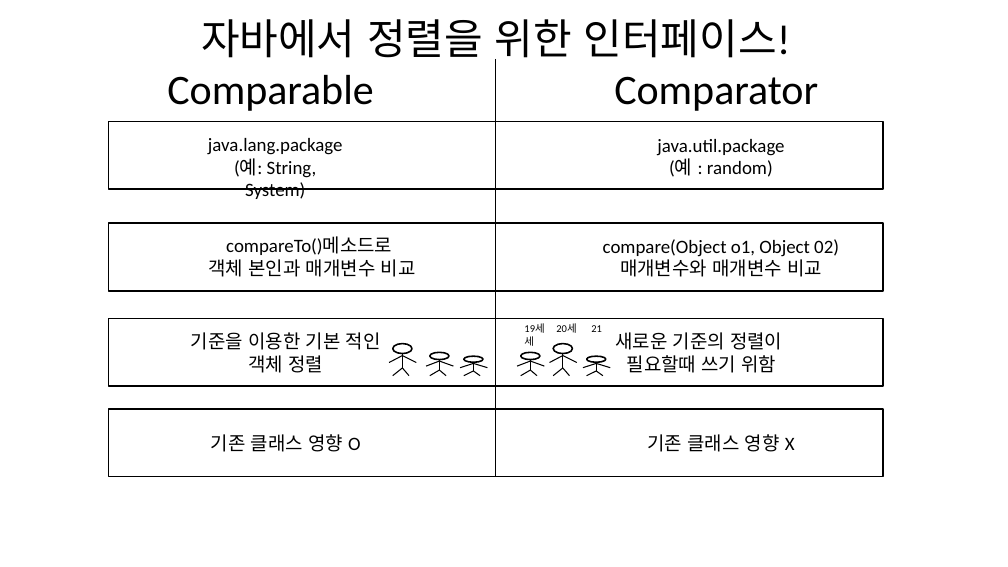
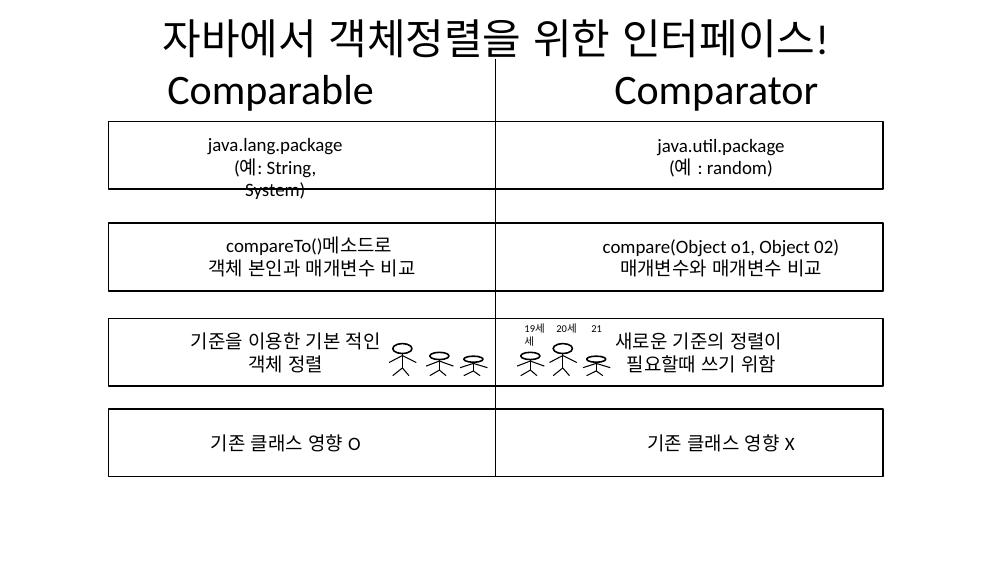
Before and after one commit to alstjr7437/Data_Structure_Study, a slide deck: slide 3 of 발표/발표.pptx. Drawn at 1008x567 pixels with LibreOffice and Linux fonts; fonts in the diff are those of the drawing. Boxes give left, top, right and bottom in pixels: in the first picture for what was removed or moved away, otherwise in the second. Text is boxed around its words. In the diff, an @@ line names an element or a change of style, - is before the commit and + after.

```diff
--- a/발표/발표.pptx
+++ b/발표/발표.pptx
@@ text at <box>163,19,829,65</box>: text changed @@
-자바에서 정렬을 위한 인터페이스!
+자바에서 객체정렬을 위한 인터페이스!
```
Also in this commit, not shown: 1 other slide changed, 9 other files.
